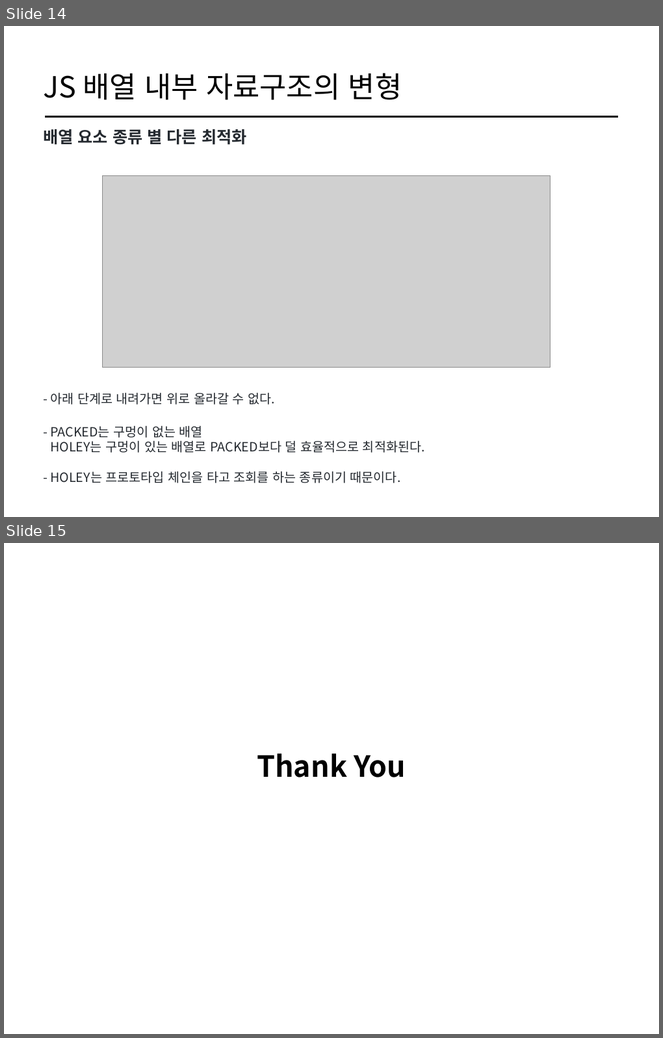
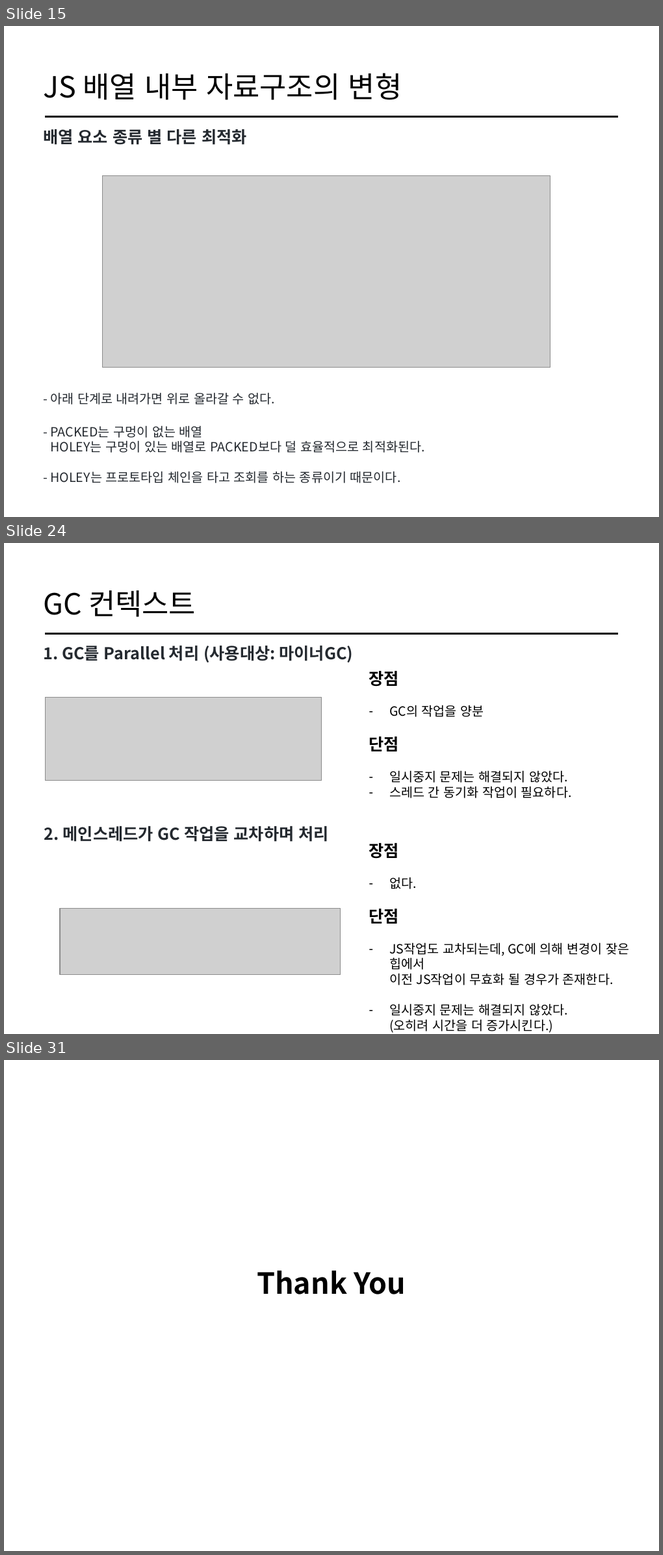
Before and after one commit to cs-study-org/cs-study, a slide deck: 05/yongki/DataStructure&FileSystem.pptx. Shown one above the other, each under a label of ours: slides 14 and 15 before the commit, slides 15, 24 and 31 after it; the slides between them are not shown. The pictures are 663x1038 and 663x1555 pixels, drawn with LibreOffice and Linux fonts; fonts in the diff are those of the drawing; grey boxes stand for pictures. Boxes give left, top, right and bottom in pixels: in the first picture for what was removed or moved away, otherwise in the second. Text is boxed around its words. In the diff, an @@ line names an element or a change of style, - is before the commit and + after.

```diff
--- a/05/yongki/DataStructure&FileSystem.pptx
+++ b/05/yongki/DataStructure&FileSystem.pptx
@@ slide 24 added at (4,543,659,1034), background #FFFFFF @@
@@ title added at (43,590,196,617), 32 pt, text #000000 @@
+GC 컨텍스트
@@ line added from (46, 634) to (618, 634), #000000 2 pt @@
@@ text added at (43,646,353,663), 18 pt, text #24292F, bold @@
+1. GC를 Parallel 처리 (사용대상: 마이너GC)
@@ text added at (369,671,572,798), 14 pt, text #000000 @@
+장점
+– GC의 작업을 양분
+단점
+– 일시중지 문제는 해결되지 않았다.
+– 스레드 간 동기화 작업이 필요하다.
@@ picture added at (46,698,322,781) @@
@@ text added at (44,826,329,842), 18 pt, text #24292F, bold @@
+2. 메인스레드가 GC 작업을 교차하며 처리
@@ text added at (369,843,629,1033), 14 pt, text #000000 @@
+장점
+– 없다.
+단점
+– JS작업도 교차되는데, GC에 의해 변경이 잦은 힙에서
+  이전 JS작업이 무효화 될 경우가 존재한다.
+– 일시중지 문제는 해결되지 않았다.
+  (오히려 시간을 더 증가시킨다.)
@@ picture added at (60,908,340,975) @@
@@ what was slide 14 is now slide 15 @@
@@ what was slide 15 is now slide 31 @@
```
Also in this commit, not shown: 10 slides changed, 15 other slides added.
